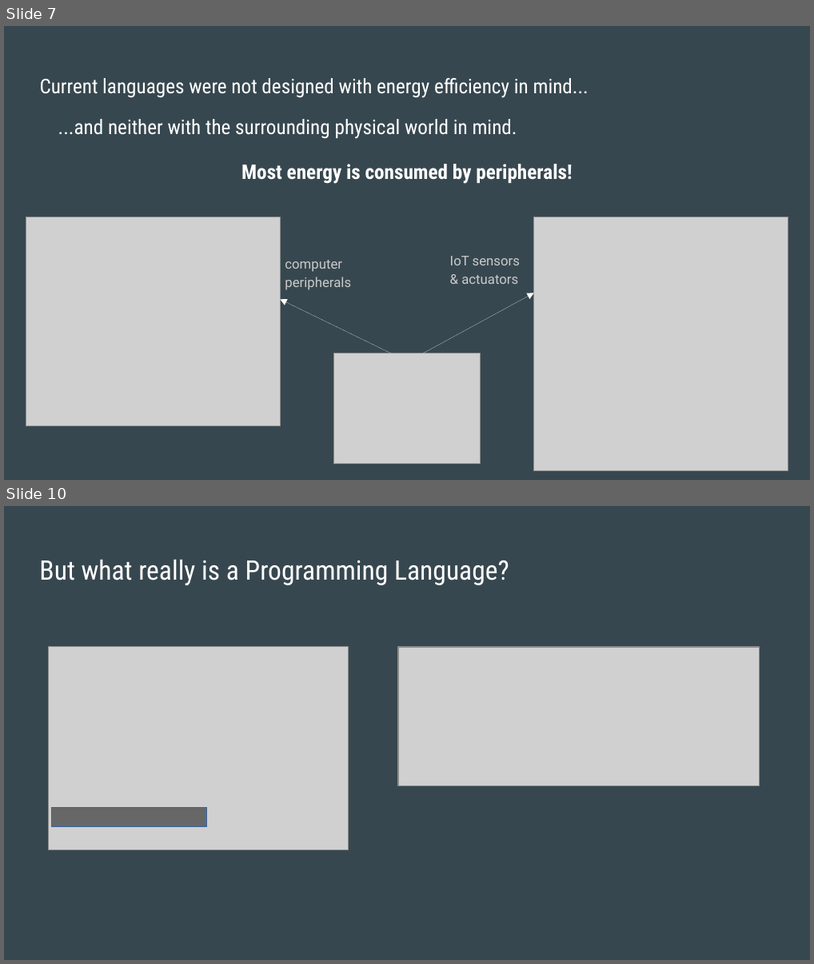
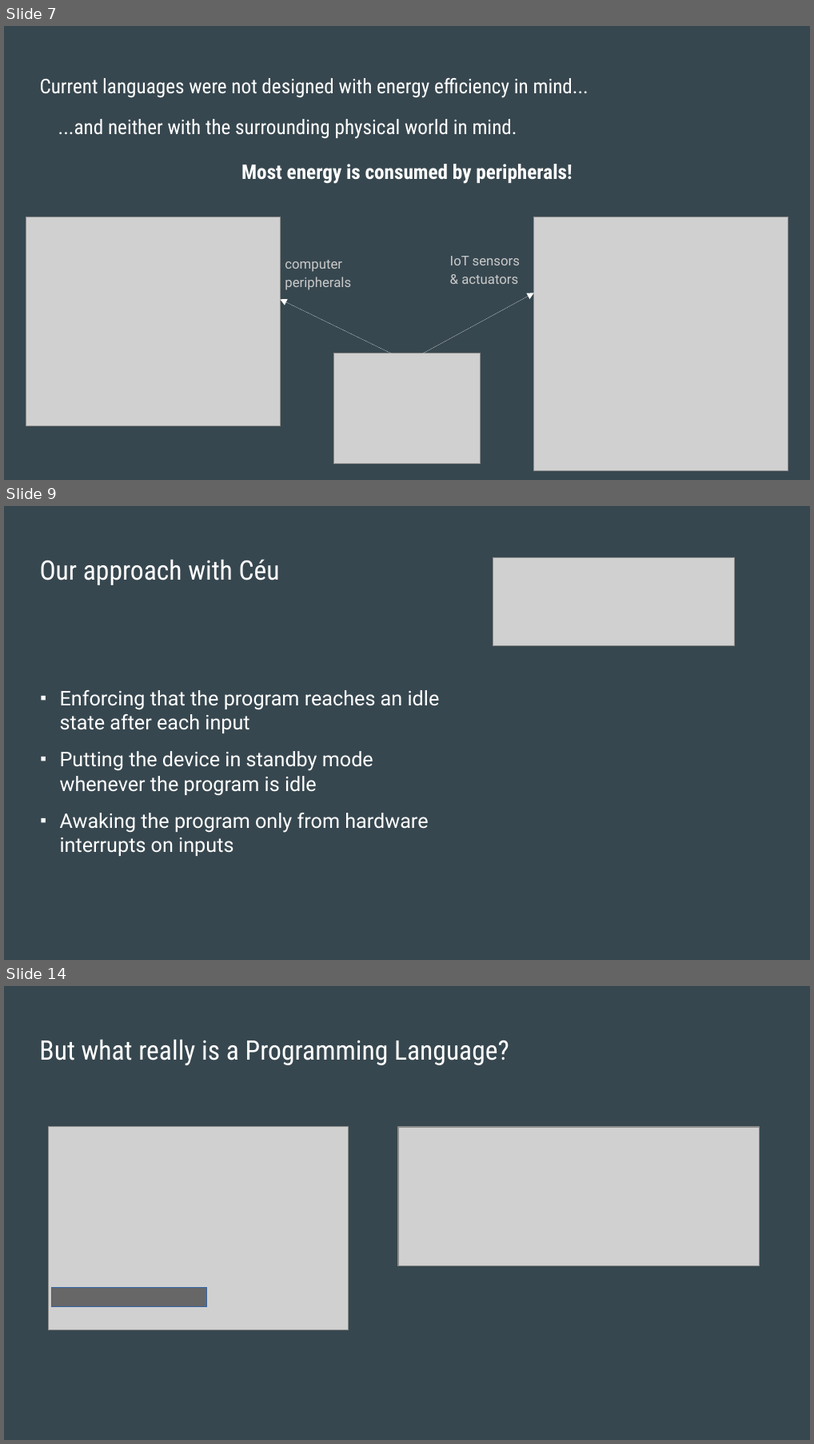
Before and after one commit to fsantanna-uerj/serrapilheira, a slide deck: Submissao/Final/Chico - Serrapilheira - Energia.odp. Shown one above the other, each under a label of ours: slides 7 and 10 before the commit, slides 7, 9 and 14 after it; the slides between them are not shown. The pictures are 814x964 and 814x1444 pixels, drawn with LibreOffice and Linux fonts; fonts in the diff are those of the drawing; grey boxes stand for pictures. Boxes give left, top, right and bottom in pixels: in the first picture for what was removed or moved away, otherwise in the second. Text is boxed around its words. In the diff, an @@ line names an element or a change of style, - is before the commit and + after.

```diff
--- a/Submissao/Final/Chico - Serrapilheira - Energia.odp
+++ b/Submissao/Final/Chico - Serrapilheira - Energia.odp
@@ slide 9 added at (x1=4, y1=506, x2=810, y2=960), background #37474F @@
@@ title added at (x1=40, y1=560, x2=280, y2=585), 24 pt, text #FFFFFF @@
+Our approach with Céu
@@ picture added at (x1=493, y1=558, x2=734, y2=645) @@
@@ text added at (x1=60, y1=690, x2=440, y2=856), 18 pt, text #FFFFFF @@
+■ Enforcing that the program reaches an idle state after each input
+■ Putting the device in standby mode whenever the program is idle
+■ Awaking the program only from hardware interrupts on inputs
@@ what was slide 10 is now slide 14 @@
```
Also in this commit, not shown: 2 slides changed, 3 other slides added, 6 other files.
